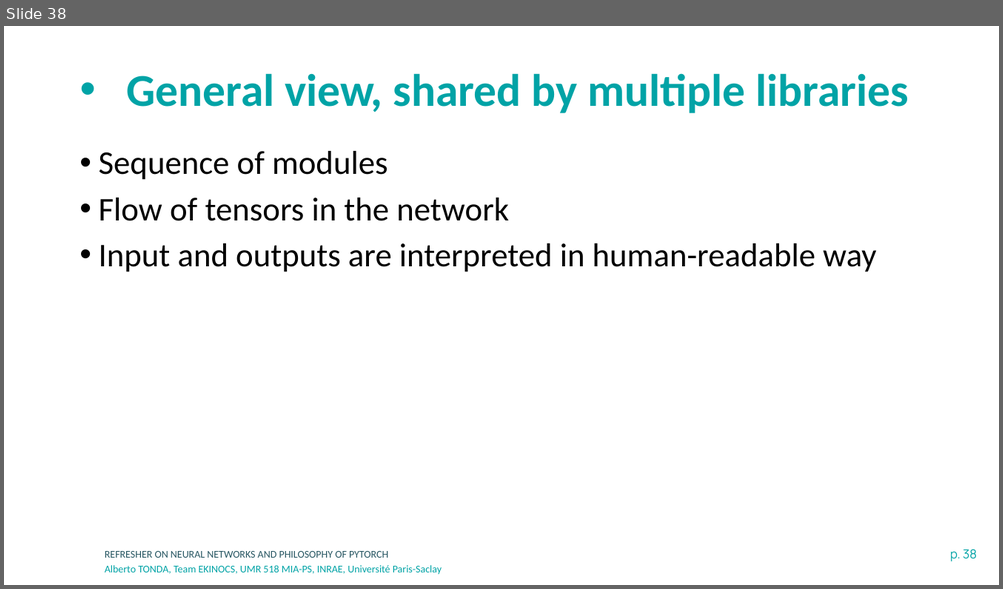
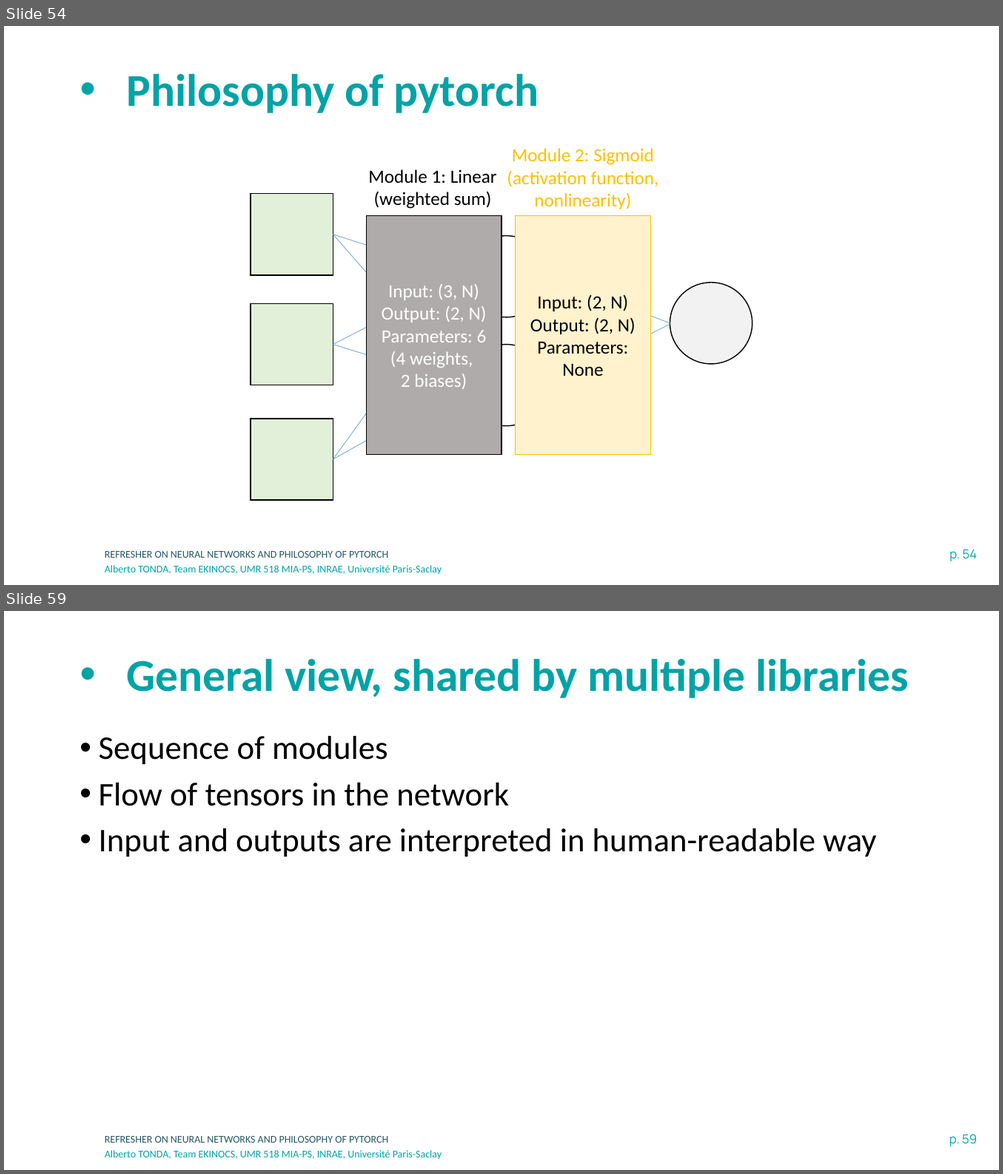
Before and after one commit to albertotonda/teaching, a slide deck: deep-learning-in-practice-with-pytorch/1-neural-networks-and-pytorch.pptx. Shown one above the other, each under a label of ours: slide 38 before the commit, slides 54 and 59 after it; the slides between them are not shown. The pictures are 1003x589 and 1003x1174 pixels, drawn with LibreOffice and Linux fonts; fonts in the diff are those of the drawing; background and template pictures are left out. Boxes give left, top, right and bottom in pixels: in the first picture for what was removed or moved away, otherwise in the second. Text is boxed around its words. In the diff, an @@ line names an element or a change of style, - is before the commit and + after.

```diff
--- a/deep-learning-in-practice-with-pytorch/1-neural-networks-and-pytorch.pptx
+++ b/deep-learning-in-practice-with-pytorch/1-neural-networks-and-pytorch.pptx
@@ slide 54 added at box(4, 26, 999, 585), background #FFFFFF; not listed: 3 template elements that a slide beside it also shows @@
@@ title added at box(126, 73, 539, 113), 44 pt, text #00A3A6, bold @@
+• Philosophy of pytorch
@@ text added at box(506, 148, 659, 210), 18 pt, text #FFC000 @@
+Module 2: Sigmoid (activation function, nonlinearity)
@@ text added at box(368, 170, 497, 209), 18 pt, text #000000 @@
+Module 1: Linear (weighted sum)
@@ rectangle added at box(367, 215, 502, 455), fill #AFABAB, outline #000000 1 pt, 18 pt, text #FFFFFF @@
+Input: (3, N)
+Output: (2, N)
+Parameters: 6 (4 weights,
+2 biases)
@@ rectangle added at box(515, 215, 650, 455), fill #FFF2CC, outline #FFC000 1 pt, 18 pt, text #000000 @@
+Input: (2, N)
+Output: (2, N)
+Parameters: None
@@ group added at box(251, 194, 751, 500): 8 lines, 3 rectangles, 3 ellipses @@
@@ what was slide 38 is now slide 59 @@
@@ page number at box(949, 1134, 976, 1147): text changed @@
-p. 38
+p. 59
```
Also in this commit, not shown: 4 slides changed, 21 other slides added, 1 slide removed, 8 other files.
